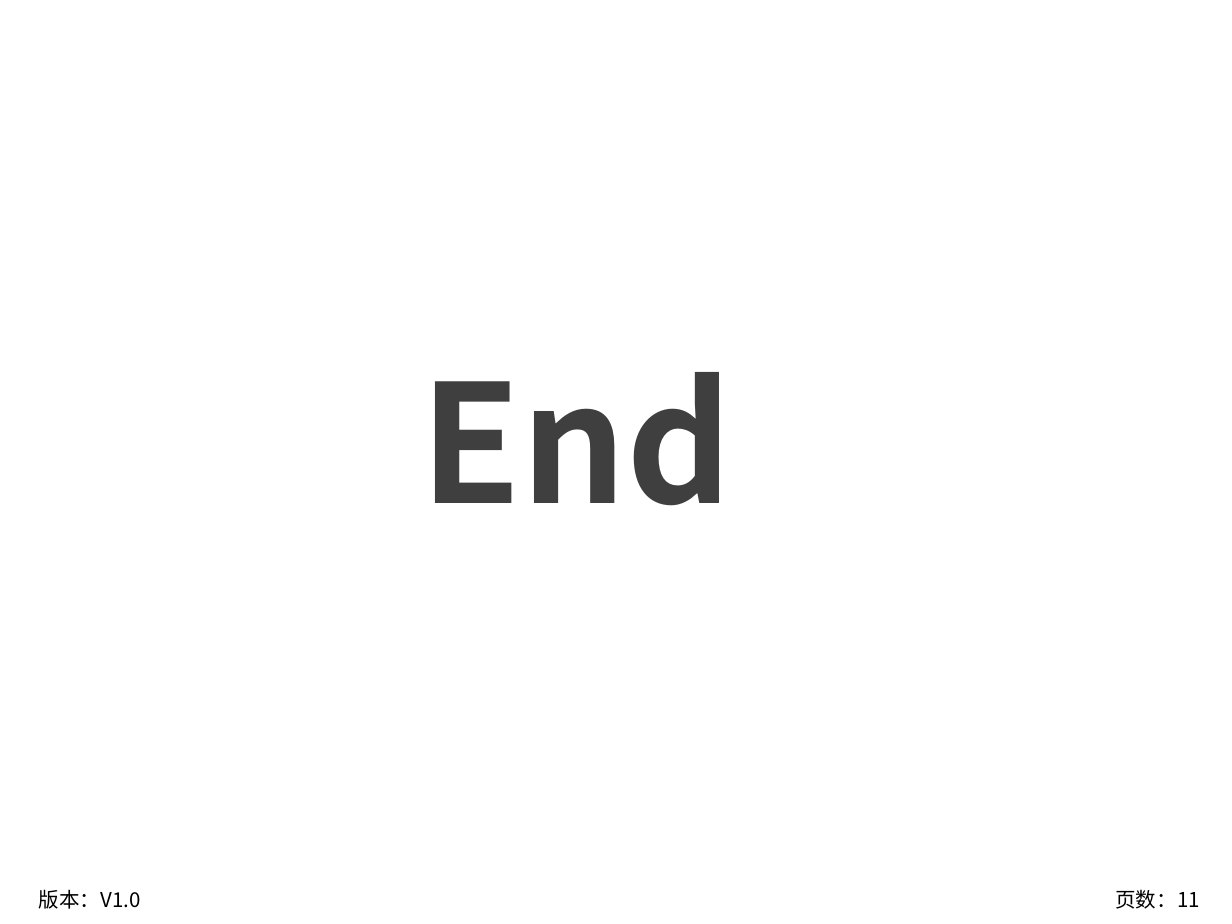
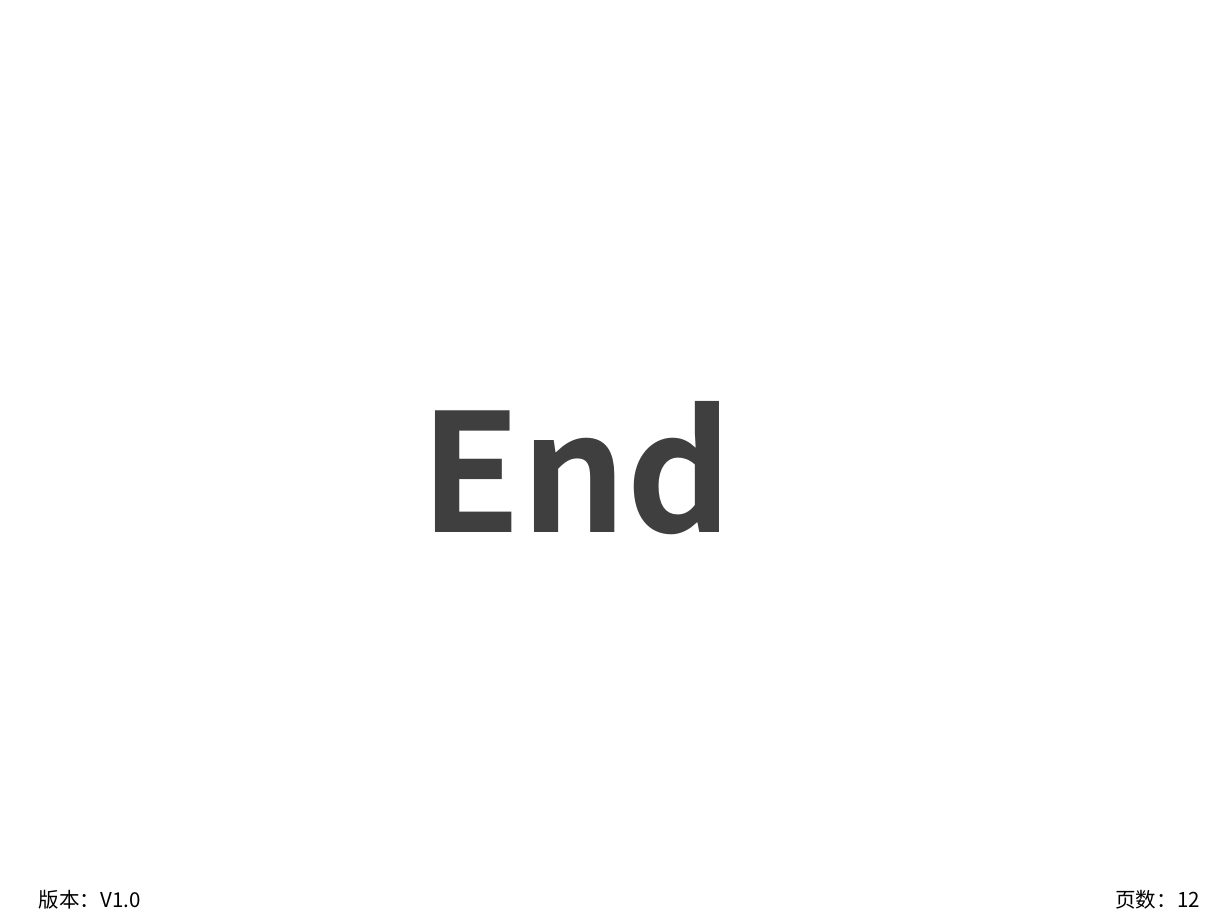
Before and after one commit to tyosssss/learning-webpack, a slide deck: slide 12 of doc/2.Webpack 编译流程概述.pptx (slide 11 before the commit). Drawn at 1232x924 pixels with LibreOffice and Linux fonts; fonts in the diff are those of the drawing; background and template pictures are left out. Boxes give left, top, right and bottom in pixels: in the first picture for what was removed or moved away, otherwise in the second. Text is boxed around its words. In the diff, an @@ line names an element or a change of style, - is before the commit and + after.

```diff
--- a/doc/2.Webpack 编译流程概述.pptx
+++ b/doc/2.Webpack 编译流程概述.pptx
@@ text "End": place and size @@
-text "End" at (420,372,732,506)
+text "End" at (420,401,732,535)
@@ page number at (1115,889,1199,909): text changed @@
-页数：11
+页数：12
```
Also in this commit, not shown: 9 other slides changed, 1 slide added, 1 other file.
